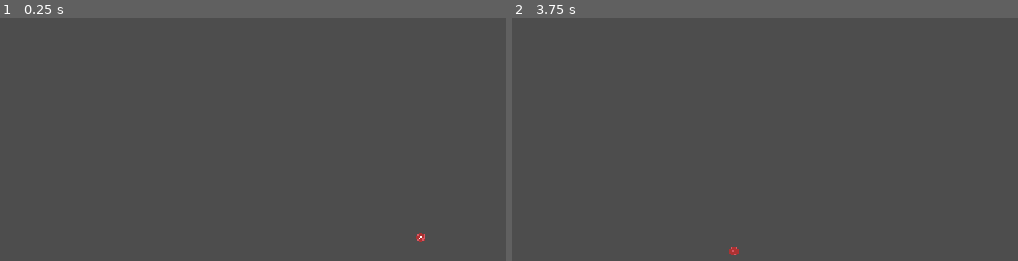
Above: before the commit, frames 1-2 (left to right).
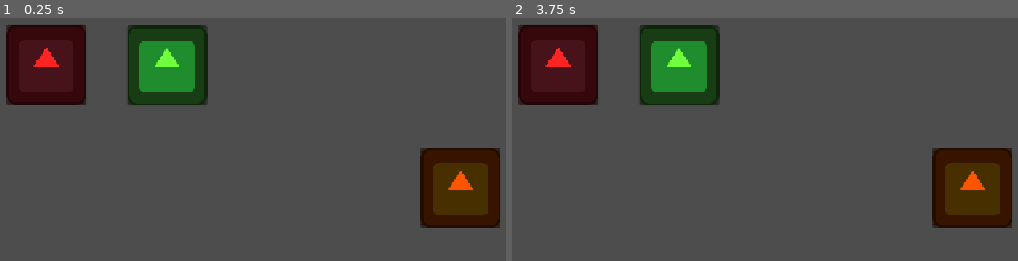
Above: after the commit, the same moments.

Repository: Ashiiru/the-worst-game-jam
Game: Godot game, scene res://Game/Scenes/game.tscn
Two runs of this game, one before a commit and one after it. Both use one fixed random seed, a clock stepped at 60 frames per second and the inputs below. Before the commit the project starts from res://assets/scenes/main.tscn. The engine's default icon, where the game draws it, is replaced by a stand-in: a white triangle on a blue panel in a dark square.
Inputs (mouse positions are in pixels of both pictures, inside the frame that each line leads up to):
- Up to frame 1 (0.25 s): no input
- Up to frame 2 (3.75 s): click (972, 188) at 0.52 s; click (972, 188) at 1.27 s; click (972, 188) at 2.02 s; tap Enter at 2.75 s; move the mouse to (931, 236) at 2.77 s; press the mouse at (931, 236) at 2.78 s; tap Space at 3.5 s; move the mouse to (734, 251) at 3.52 s; release the mouse at (734, 251) at 3.53 s; click (734, 251) at 3.6 s

The runs differ from the first frame. In frame 1, 16% of the frame differs, in the area x 1-99%, y 2-93%; in frame 2, 16%, in the area x 1-99%, y 2-98%.

Commit message:
added drag and drop system with logic for burger stack and multiple ingredients

Diff:
--- /dev/null
+++ b/Game/Scenes/game.tscn
@@ -0,0 +1,33 @@
+[gd_scene format=3 uid="uid://jh3t4yr34o1m"]
+
+[ext_resource type="Script" uid="uid://b7urk6ov580nb" path="res://Game/Scripts/game.gd" id="1_hn7vc"]
+[ext_resource type="PackedScene" uid="uid://xi6d3fo12v13" path="res://Ingredient/Scenes/Burger.tscn" id="2_8se0m"]
+[ext_resource type="PackedScene" uid="uid://kiifyhjtyhnv" path="res://Ingredient/Scenes/IngredientContainer.tscn" id="3_0648w"]
+[ext_resource type="Resource" uid="uid://l30mj7v8h2hh" path="res://Ingredient/Resources/tomato.tres" id="4_7uvsw"]
+[ext_resource type="Resource" uid="uid://eiiy8osg4lxs" path="res://Ingredient/Resources/lettuce.tres" id="4_xa23u"]
+
+[node name="Game" type="Node2D" unique_id=1152207749]
+script = ExtResource("1_hn7vc")
+
+[node name="Burger" parent="." unique_id=1648165308 instance=ExtResource("2_8se0m")]
+modulate = Color(1, 0.33333337, 0, 1)
+offset_left = 702.0
+offset_top = 232.0
+offset_right = 702.0
+offset_bottom = 232.0
+
+[node name="IngredientContainer2" parent="." unique_id=1418665786 instance=ExtResource("3_0648w")]
+modulate = Color(0.44266665, 1, 0.24000001, 1)
+offset_left = 232.0
+offset_top = 36.0
+offset_right = 232.0
+offset_bottom = 36.0
+ingredient = ExtResource("4_xa23u")
+
+[node name="IngredientContainer" parent="." unique_id=529592985 instance=ExtResource("3_0648w")]
+modulate = Color(1, 0.13999999, 0.13999999, 1)
+offset_left = 39.0
+offset_top = 35.0
+offset_right = 39.0
+offset_bottom = 35.0
+ingredient = ExtResource("4_7uvsw")
--- /dev/null
+++ b/Game/Scripts/game.gd
@@ -0,0 +1,47 @@
+class_name Game
+extends Node2D
+
+@onready var burger: Burger = $Burger
+@onready var ingredient_container: IngredientContainer = $IngredientContainer
+@onready var ingredient_container_2: IngredientContainer = $IngredientContainer2
+
+
+
+var selected_ingredient : Ingredient = null
+
+
+func _ready() -> void:
+	burger.selected.connect(_on_burger_selected)
+	ingredient_container.selected.connect(_on_ingredient_selected)
+	ingredient_container_2.selected.connect(_on_ingredient_selected)
+
+
+func select_ingredient(ingredientres : IngredientRes) -> void:
+	var new_ingredient : Ingredient = preload("res://Ingredient/Scenes/Ingredient.tscn").instantiate()
+	new_ingredient.ingredient_resource = ingredientres
+	selected_ingredient = new_ingredient
+	add_child(selected_ingredient)
+
+
+func clear_selected_ingredient() -> void:
+	selected_ingredient.queue_free()
+	selected_ingredient = null
+
+
+func _on_ingredient_selected(ingredientres : IngredientRes) -> void:
+	if selected_ingredient:
+		if not (ingredientres.name == selected_ingredient.ingredient_resource.name):
+			clear_selected_ingredient()
+			select_ingredient(ingredientres)
+		else:
+			clear_selected_ingredient()
+	else:
+		select_ingredient(ingredientres)
+
+
+func _on_burger_selected() -> void:
+	if selected_ingredient:
+		burger.add_ingredient(selected_ingredient.ingredient_resource)
+		clear_selected_ingredient()
+	elif burger.ingredients.size() > 0:
+		select_ingredient(burger.pop_ingredient())
--- /dev/null
+++ b/Ingredient/Resources/lettuce.tres
@@ -0,0 +1,10 @@
+[gd_resource type="Resource" script_class="IngredientRes" format=3 uid="uid://eiiy8osg4lxs"]
+
+[ext_resource type="Script" uid="uid://dmrp27rksh8s1" path="res://Ingredient/Scripts/ingredient_res.gd" id="1_uoe3c"]
+[ext_resource type="Texture2D" uid="uid://dtr8r25jglwsk" path="res://Ingredient/Sprites/lettuce_slice_place_holder-export.png" id="2_phtlb"]
+
+[resource]
+script = ExtResource("1_uoe3c")
+sprite = ExtResource("2_phtlb")
+name = "Lettuce"
+metadata/_custom_type_script = "uid://dmrp27rksh8s1"
--- /dev/null
+++ b/Ingredient/Resources/tomato.tres
@@ -0,0 +1,10 @@
+[gd_resource type="Resource" script_class="IngredientRes" format=3 uid="uid://l30mj7v8h2hh"]
+
+[ext_resource type="Script" uid="uid://dmrp27rksh8s1" path="res://Ingredient/Scripts/ingredient_res.gd" id="1_sule1"]
+[ext_resource type="Texture2D" uid="uid://c1ner5a1yvyn6" path="res://Ingredient/Sprites/tomato_slice_place_holder.png" id="2_5p83a"]
+
+[resource]
+script = ExtResource("1_sule1")
+sprite = ExtResource("2_5p83a")
+name = "Tomato"
+metadata/_custom_type_script = "uid://dmrp27rksh8s1"
--- /dev/null
+++ b/Ingredient/Scenes/Burger.tscn
@@ -0,0 +1,28 @@
+[gd_scene format=3 uid="uid://xi6d3fo12v13"]
+
+[ext_resource type="Script" uid="uid://bgkfpoq2elneu" path="res://Ingredient/Scripts/burger.gd" id="1_t5338"]
+[ext_resource type="Texture2D" uid="uid://bkaisaovyo2jy" path="res://icon.svg" id="2_1u2po"]
+
+[node name="Burger" type="Control" unique_id=1648165308]
+layout_mode = 3
+anchors_preset = 15
+anchor_right = 1.0
+anchor_bottom = 1.0
+grow_horizontal = 2
+grow_vertical = 2
+script = ExtResource("1_t5338")
+
+[node name="Container" type="PanelContainer" parent="." unique_id=1275660362]
+layout_mode = 0
+offset_right = 40.0
+offset_bottom = 40.0
+
+[node name="TextureRect" type="TextureRect" parent="Container" unique_id=248361465]
+layout_mode = 2
+texture = ExtResource("2_1u2po")
+
+[node name="Button" type="Button" parent="Container" unique_id=522341921]
+self_modulate = Color(1, 1, 1, 0)
+layout_mode = 2
+
+[connection signal="pressed" from="Container/Button" to="." method="_on_button_pressed"]
--- /dev/null
+++ b/Ingredient/Scenes/Ingredient.tscn
@@ -0,0 +1,8 @@
+[gd_scene format=3 uid="uid://dsixv5wrs0l8k"]
+
+[ext_resource type="Script" uid="uid://co4bmxdjwtxc0" path="res://Ingredient/Scripts/ingredient.gd" id="1_2byfg"]
+
+[node name="Ingredient" type="Node2D" unique_id=1609194331]
+script = ExtResource("1_2byfg")
+
+[node name="Sprite" type="Sprite2D" parent="." unique_id=1196128779]
--- /dev/null
+++ b/Ingredient/Scenes/IngredientContainer.tscn
@@ -0,0 +1,28 @@
+[gd_scene format=3 uid="uid://kiifyhjtyhnv"]
+
+[ext_resource type="Texture2D" uid="uid://bkaisaovyo2jy" path="res://icon.svg" id="1_kxdkg"]
+[ext_resource type="Script" uid="uid://cv112d34d3jac" path="res://Ingredient/Scripts/ingredient_container.gd" id="1_v5tdq"]
+
+[node name="IngredientContainer" type="Control" unique_id=1418665786]
+layout_mode = 3
+anchors_preset = 15
+anchor_right = 1.0
+anchor_bottom = 1.0
+grow_horizontal = 2
+grow_vertical = 2
+script = ExtResource("1_v5tdq")
+
+[node name="Container" type="PanelContainer" parent="." unique_id=1009217896]
+layout_mode = 0
+offset_right = 40.0
+offset_bottom = 40.0
+
+[node name="Sprite" type="TextureRect" parent="Container" unique_id=1883770254]
+layout_mode = 2
+texture = ExtResource("1_kxdkg")
+
+[node name="Button" type="Button" parent="Container" unique_id=1344540147]
+self_modulate = Color(1, 1, 1, 0)
+layout_mode = 2
+
+[connection signal="pressed" from="Container/Button" to="." method="_on_button_pressed"]
--- /dev/null
+++ b/Ingredient/Scripts/burger.gd
@@ -0,0 +1,24 @@
+class_name Burger
+extends Control
+
+signal selected
+
+var ingredients : Array[IngredientRes] = []
+
+
+#debug
+func print_ingredients() -> void:
+	for i in ingredients:
+		print(i.name)
+
+func add_ingredient(ingredient : IngredientRes) -> void:
+	ingredients.append(ingredient)
+	print_ingredients()
+
+func pop_ingredient() -> IngredientRes:
+	return ingredients.pop_back()
+	print_ingredients()
+
+func _on_button_pressed() -> void:
+	print("burger pressed")
+	selected.emit()
--- /dev/null
+++ b/Ingredient/Scripts/ingredient.gd
@@ -0,0 +1,13 @@
+class_name Ingredient
+extends Node2D
+
+@onready var sprite: Sprite2D = $Sprite
+
+@export var ingredient_resource : IngredientRes
+
+
+func _ready() -> void:
+	sprite.texture = ingredient_resource.sprite
+
+func _process(delta: float) -> void:
+	self.position = get_global_mouse_position()
--- /dev/null
+++ b/Ingredient/Scripts/ingredient_container.gd
@@ -0,0 +1,10 @@
+class_name IngredientContainer
+extends Control
+
+signal selected
+
+@export var ingredient : IngredientRes
+
+func _on_button_pressed() -> void:
+	print("ingredient_pressed")
+	selected.emit(ingredient)
--- /dev/null
+++ b/Ingredient/Scripts/ingredient_res.gd
@@ -0,0 +1,5 @@
+class_name IngredientRes
+extends Resource
+
+@export var sprite : Texture2D
+@export var name : String
--- a/assets/scenes/main.tscn
+++ /dev/null
@@ -1,27 +0,0 @@
-[gd_scene format=3 uid="uid://byxukcmo6hsh0"]
-
-[ext_resource type="PackedScene" uid="uid://bovggy0e67d17" path="res://assets/scenes/tomate.tscn" id="1_mr7gh"]
-
-[sub_resource type="GDScript" id="GDScript_mr7gh"]
-script/source = "extends Node2D
-
-
-
-
-# Called when the node enters the scene tree for the first time.
-func _ready() -> void:
-	pass
-
-# Called every frame. 'delta' is the elapsed time since the previous frame.
-func _process(_delta: float) -> void:
-	pass
-"
-
-[node name="main" type="Node2D" unique_id=1177931920]
-script = SubResource("GDScript_mr7gh")
-
-[node name="ingrediente" parent="." unique_id=33655334 instance=ExtResource("1_mr7gh")]
-position = Vector2(702, 375)
-
-[connection signal="mouse_entered" from="ingrediente" to="ingrediente" method="_on_mouse_entered"]
-[connection signal="mouse_exited" from="ingrediente" to="ingrediente" method="_on_mouse_exited"]
--- a/assets/scenes/tomate.tscn
+++ /dev/null
@@ -1,16 +0,0 @@
-[gd_scene format=3 uid="uid://bovggy0e67d17"]
-
-[ext_resource type="Texture2D" uid="uid://c1ner5a1yvyn6" path="res://assets/sprites/tomato_slice_place_holder.png" id="1_ar7na"]
-[ext_resource type="Script" uid="uid://drqghb73c7kwj" path="res://assets/scripts/ingredient.gd" id="2_p2sst"]
-
-[sub_resource type="CircleShape2D" id="CircleShape2D_rvwff"]
-radius = 7.071068
-
-[node name="Tomate" type="Area2D" unique_id=413621755]
-script = ExtResource("2_p2sst")
-
-[node name="CollisionShape2D" type="CollisionShape2D" parent="." unique_id=889191672]
-shape = SubResource("CircleShape2D_rvwff")
-
-[node name="Sprite2D" type="Sprite2D" parent="." unique_id=1769153114]
-texture = ExtResource("1_ar7na")
--- a/assets/scripts/ingredient.gd
+++ /dev/null
@@ -1,23 +0,0 @@
-extends Area2D
-
-var dentro_do_ingrediente = false
-
-# Called when the node enters the scene tree for the first time.
-func _ready() -> void:
-	pass
-
-
-# Called every frame. 'delta' is the elapsed time since the previous frame.
-func _process(delta: float) -> void:
-	var mouse_pos = get_global_mouse_position()
-	if Input.is_action_pressed("mouse_botao_esq") and dentro_do_ingrediente == true:
-		print("click nas coordenadas :" , mouse_pos)
-		global_position = mouse_pos
-
-
-func _on_mouse_entered() -> void:
-	dentro_do_ingrediente = true
-
-
-func _on_mouse_exited() -> void:
-	dentro_do_ingrediente = false
--- a/project.godot
+++ b/project.godot
@@ -11,7 +11,7 @@
 [application]
 
 config/name="worst-game-jam"
-run/main_scene="uid://byxukcmo6hsh0"
+run/main_scene="uid://jh3t4yr34o1m"
 config/features=PackedStringArray("4.6", "Forward Plus")
 config/icon="res://icon.svg"
 
Not shown, added: Game/Scripts/game.gd.uid
Not shown, added: Ingredient/Scripts/burger.gd.uid
Not shown, added: Ingredient/Scripts/ingredient.gd.uid
Not shown, added: Ingredient/Scripts/ingredient_container.gd.uid
Not shown, added: Ingredient/Scripts/ingredient_res.gd.uid
Binary file added: Ingredient/Sprites/lettuce_slice_place_holder-export.png
Not shown, changed: Ingredient/Sprites/lettuce_slice_place_holder-export.png.import
Renamed: assets/sprites/tomato_slice_place_holder.png -> Ingredient/Sprites/tomato_slice_place_holder.png
Not shown, added: Ingredient/Sprites/tomato_slice_place_holder.png.import
Not shown, removed: assets/scripts/ingredient.gd.uid
